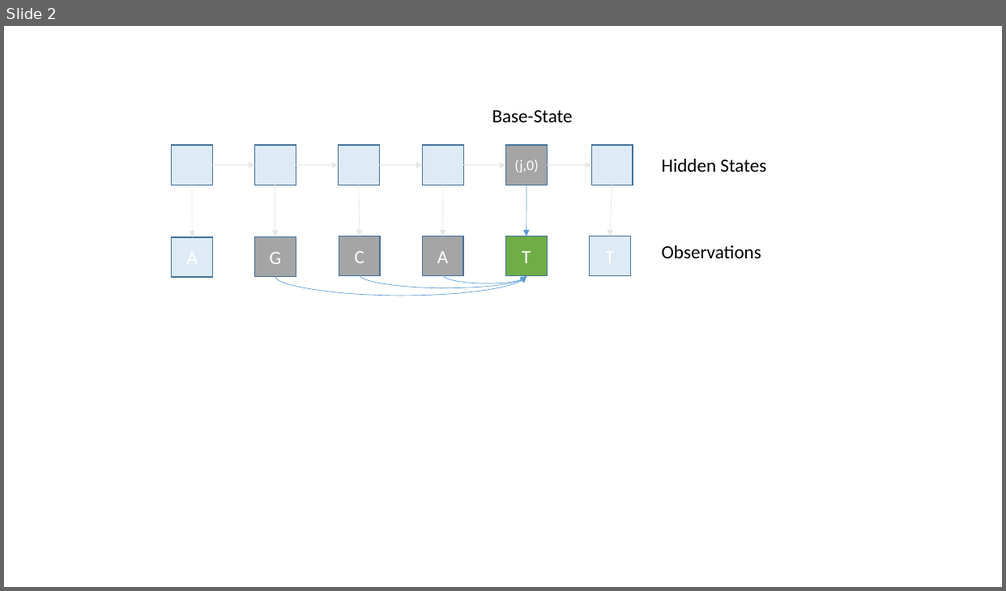
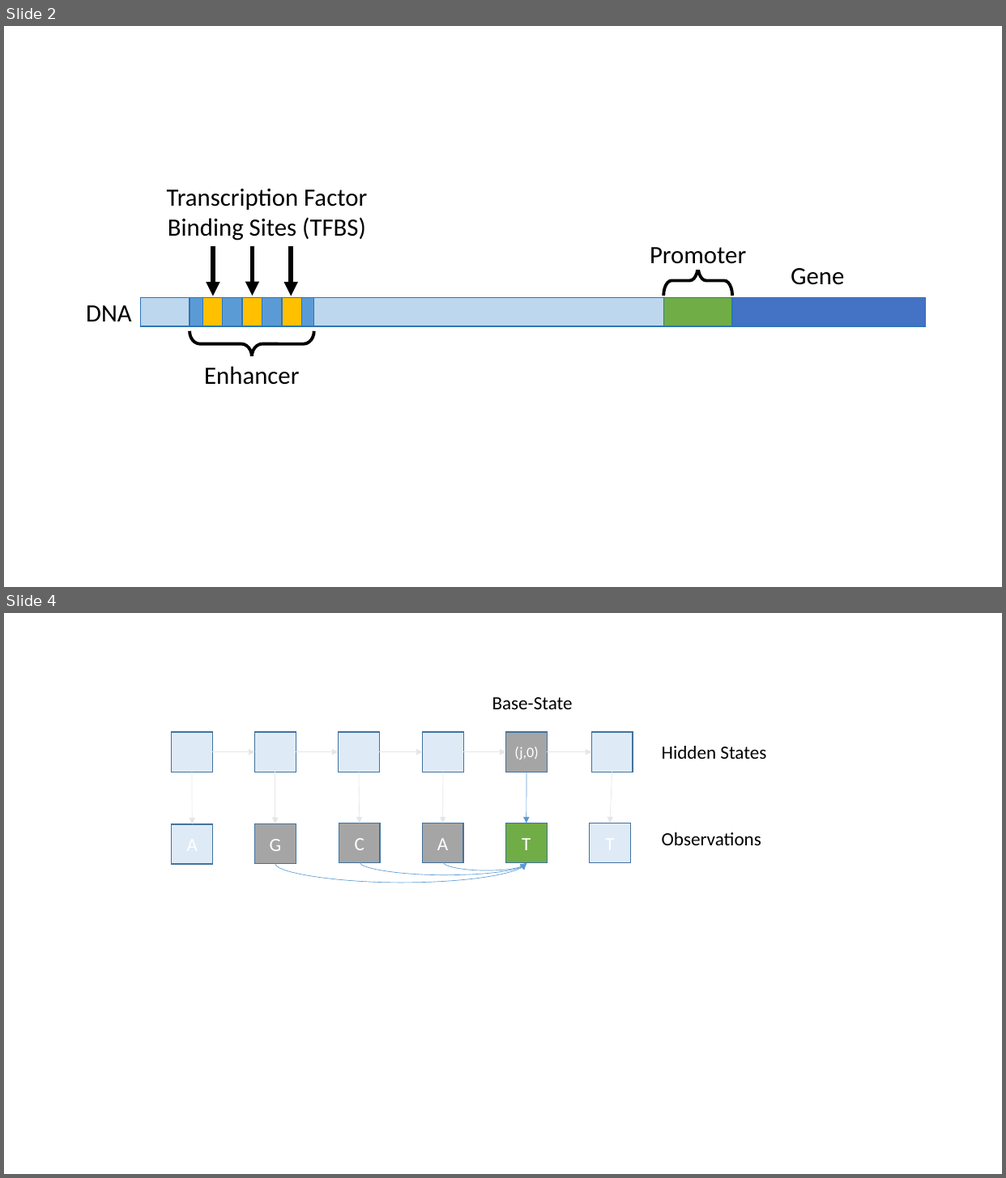
Before and after one commit to David-Taub/HOP-HMM, a slide deck: Help/Figures.pptx. Shown one above the other, each under a label of ours: slide 2 before the commit, slides 2 and 4 after it; the slides between them are not shown. The pictures are 1006x591 and 1006x1178 pixels, drawn with LibreOffice and Linux fonts; fonts in the diff are those of the drawing. Boxes give left, top, right and bottom in pixels: in the first picture for what was removed or moved away, otherwise in the second. Text is boxed around its words. In the diff, an @@ line names an element or a change of style, - is before the commit and + after.

```diff
--- a/Help/Figures.pptx
+++ b/Help/Figures.pptx
@@ slide 2 added at [4,26,1002,587], background #FFFFFF @@
@@ group added at [86,186,926,391]: 11 rectangles, 3 arrows, 2 right braces, 1 text @@
+Enhancer
+Promoter
+Gene
+DNA
+Transcription Factor Binding Sites (TFBS)
@@ what was slide 2 is now slide 4 @@
```
Also in this commit, not shown: 1 other slide added, 3 other files.
